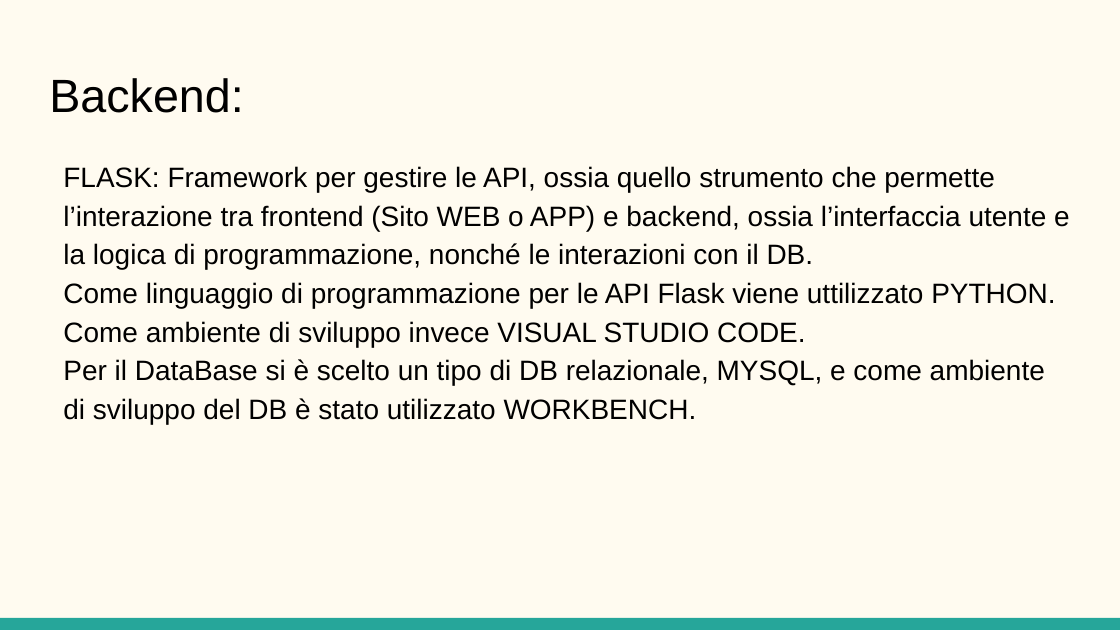
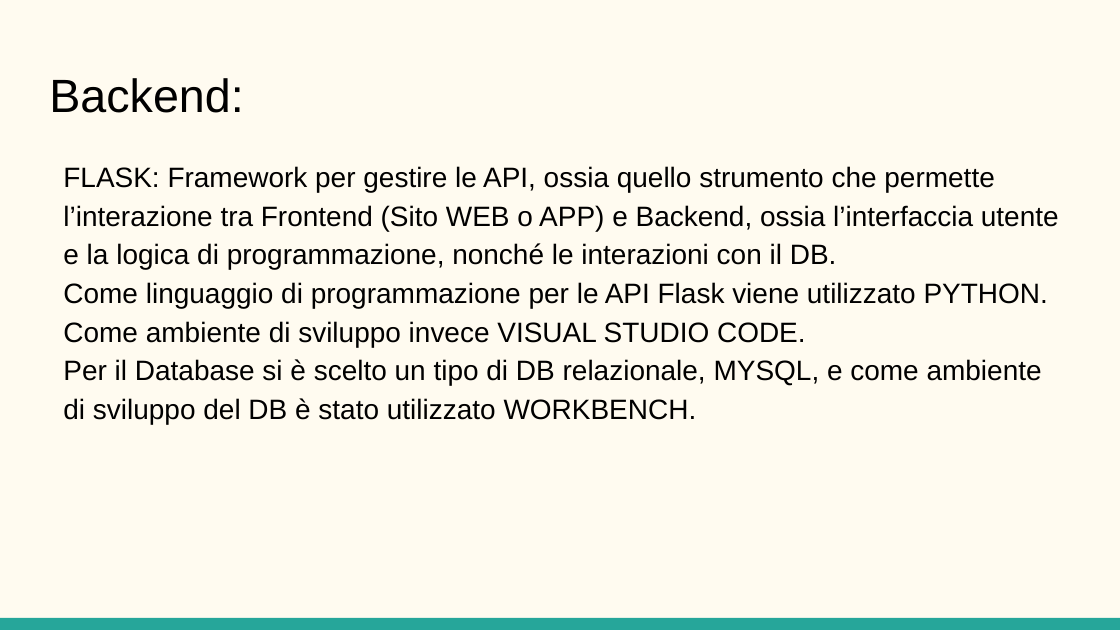
Before and after one commit to Tommiconlai/AppPet, a slide deck: slide 11 of Documenti/Relazione Finale/PP relazione.pptx. Drawn at 1120x630 pixels with LibreOffice and Linux fonts; fonts in the diff are those of the drawing. Boxes give left, top, right and bottom in pixels: in the first picture for what was removed or moved away, otherwise in the second. Text is boxed around its words. In the diff, an @@ line names an element or a change of style, - is before the commit and + after.

```diff
--- a/Documenti/Relazione Finale/PP relazione.pptx
+++ b/Documenti/Relazione Finale/PP relazione.pptx
@@ text at <box>63,166,1059,308</box>: text changed @@
-FLASK: Framework per gestire le API, ossia quello strumento che permette l’interazione tra frontend (Sito WEB o APP) e backend, ossia l’interfaccia utente e la logica di programmazione, nonché le interazioni con il DB.
-Come linguaggio di programmazione per le API Flask viene uttilizzato PYTHON.
+FLASK: Framework per gestire le API, ossia quello strumento che permette l’interazione tra Frontend (Sito WEB o APP) e Backend, ossia l’interfaccia utente e la logica di programmazione, nonché le interazioni con il DB.
+Come linguaggio di programmazione per le API Flask viene utilizzato PYTHON.
@@ text at <box>63,359,1042,424</box>: text changed @@
-Per il DataBase si è scelto un tipo di DB relazionale, MYSQL, e come ambiente di sviluppo del DB è stato utilizzato WORKBENCH.
+Per il Database si è scelto un tipo di DB relazionale, MYSQL, e come ambiente di sviluppo del DB è stato utilizzato WORKBENCH.
```
Also in this commit, not shown: 1 other slide changed, 1 other file.
